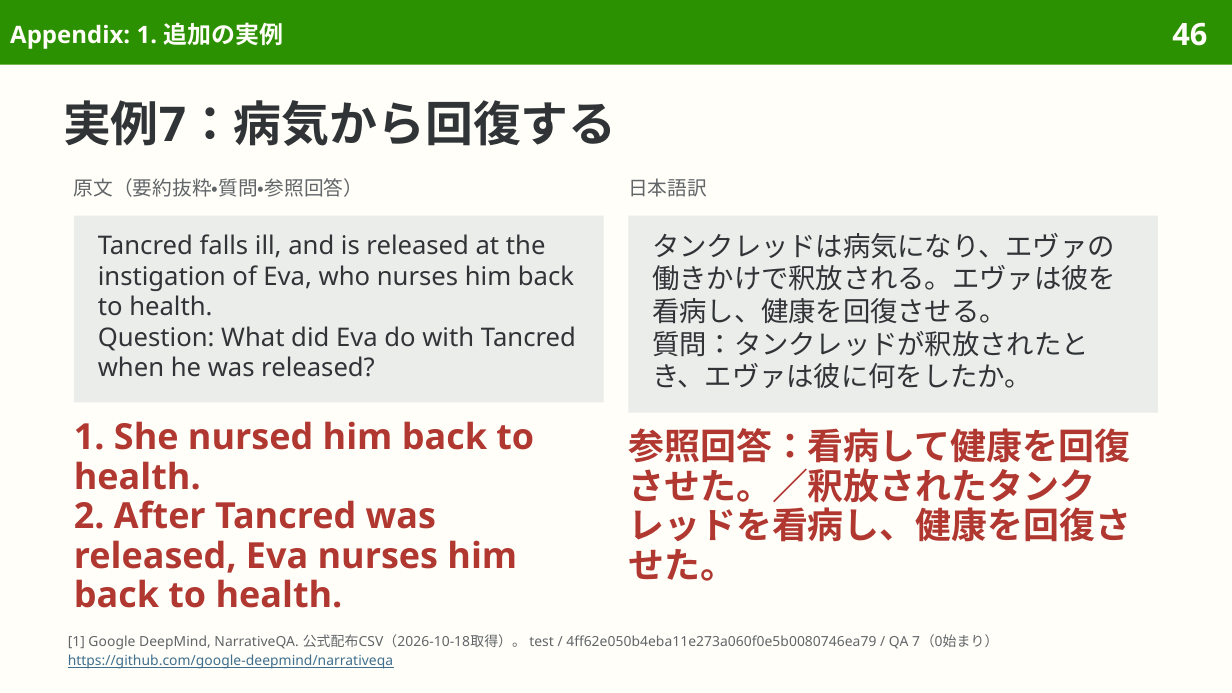
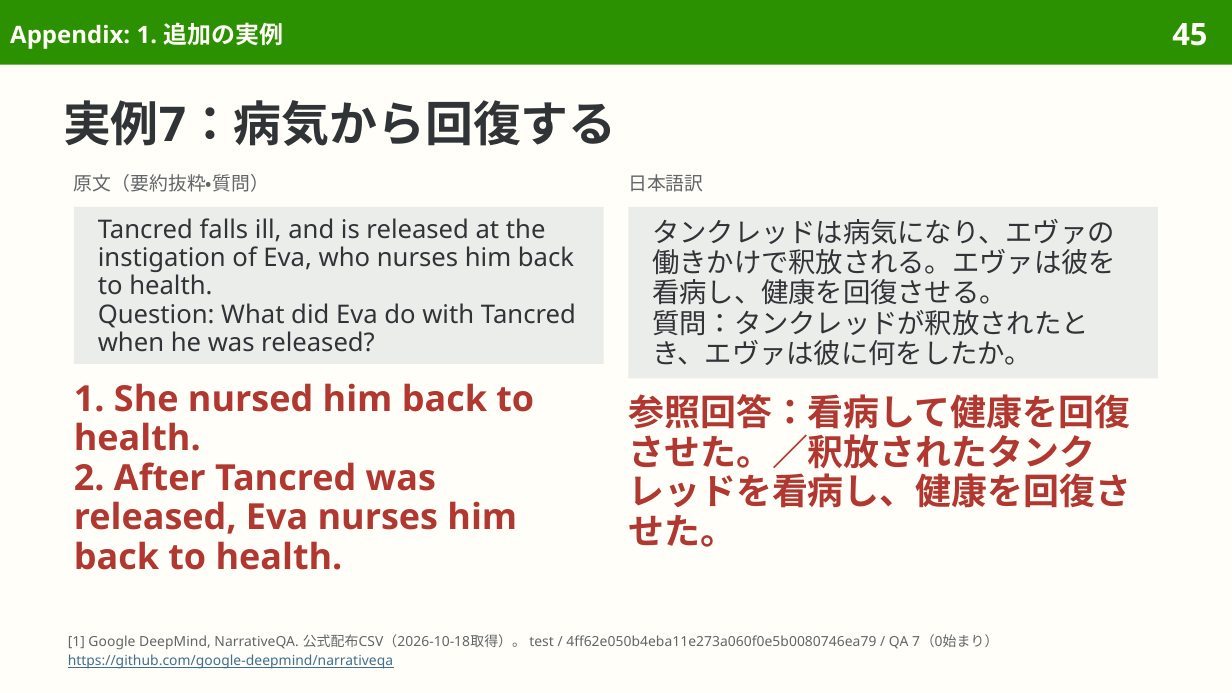
Before and after one commit to sasakiy84/datasets-in-10-minutes, a slide deck: slide 45 of slides/datasets-in-10-minutes-narrativeqa.pptx (slide 46 before the commit). Drawn at 1232x693 pixels with LibreOffice and Linux fonts; fonts in the diff are those of the drawing. Boxes give left, top, right and bottom in pixels: in the first picture for what was removed or moved away, otherwise in the second. Text is boxed around its words. In the diff, an @@ line names an element or a change of style, - is before the commit and + after.

Commit message:
Refine NarrativeQA bilingual examples after independent review

```diff
--- a/slides/datasets-in-10-minutes-narrativeqa.pptx
+++ b/slides/datasets-in-10-minutes-narrativeqa.pptx
@@ page number at (1172,23,1207,46): text changed @@
-46
+45
@@ text at (74,174,269,192): text changed; size 11.5 to 11 pt @@
-原文（要約抜粋・質問・参照回答）
+原文（要約抜粋・質問）
@@ text "日本語訳" at (628,174,703,192): size 11.5 to 11 pt; line spacing 13.4pt to 12.9pt @@
@@ rectangle "Tancred falls ill, and is ...": place and size @@
-rectangle "Tancred falls ill, and is ..." at (74,216,604,403)
+rectangle "Tancred falls ill, and is ..." at (74,207,604,363)
@@ rectangle "Tancred falls ill, and is ..." at (74,207,604,363): line spacing 17.8pt to 16.5pt @@
@@ rectangle "タンクレッドは病気になり、エヴァの働きかけで釈放される。エヴァは彼を看病し、健康を回復させる。": place and size @@
-rectangle "タンクレッドは病気になり、エヴァの働きかけで釈放される。エヴァは彼を看病し、健康を回復させる。" at (628,216,1158,413)
+rectangle "タンクレッドは病気になり、エヴァの働きかけで釈放される。エヴァは彼を看病し、健康を回復させる。" at (628,207,1158,378)
@@ rectangle "タンクレッドは病気になり、エヴァの働きかけで釈放される。エヴァは彼を看病し、健康を回復させる。" at (628,207,1158,378): line spacing 19pt to 17.6pt @@
@@ text "1. She nursed him back ...": place and size @@
-text "1. She nursed him back ..." at (74,421,534,608)
+text "1. She nursed him back ..." at (74,383,534,570)
@@ text "参照回答：看病して健康を回復させた。／釈放されたタンクレッドを看病し、健康を回復させた。": place and size @@
-text "参照回答：看病して健康を回復させた。／釈放されたタンクレッドを看病し、健康を回復させた。" at (628,428,1131,581)
+text "参照回答：看病して健康を回復させた。／釈放されたタンクレッドを看病し、健康を回復させた。" at (628,394,1131,547)
```
Also in this commit, not shown: 18 other slides changed, 3 slides removed, 21 other files.
